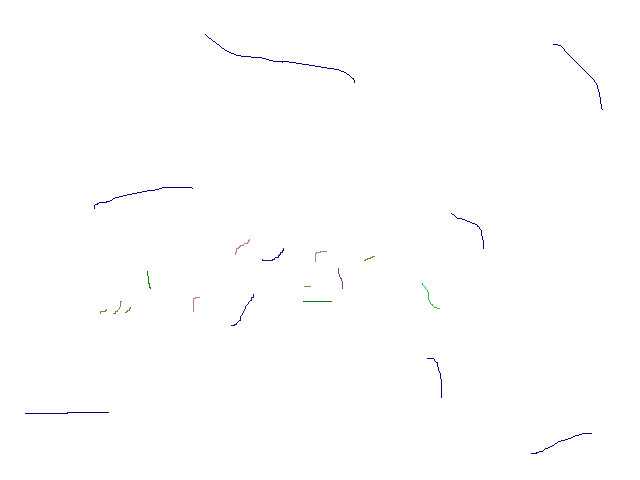
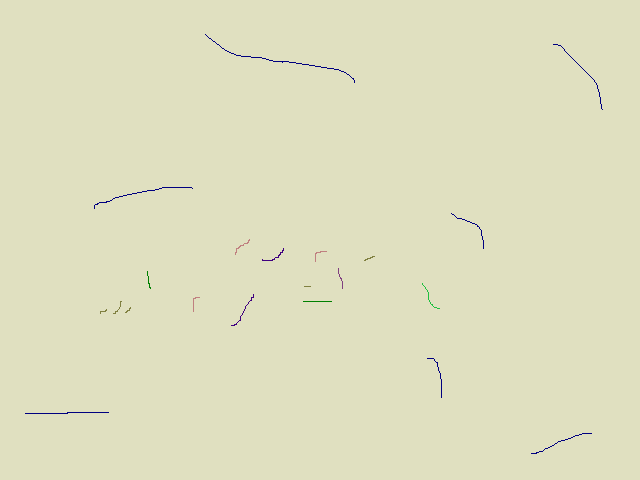
Before/after of a 640x480 layered artwork. What changed in the layer stack:
painted on "Background" over left=0, top=0, right=640, bottom=480
painted on "31_KitchenLow.png" over left=0, top=0, right=640, bottom=480
